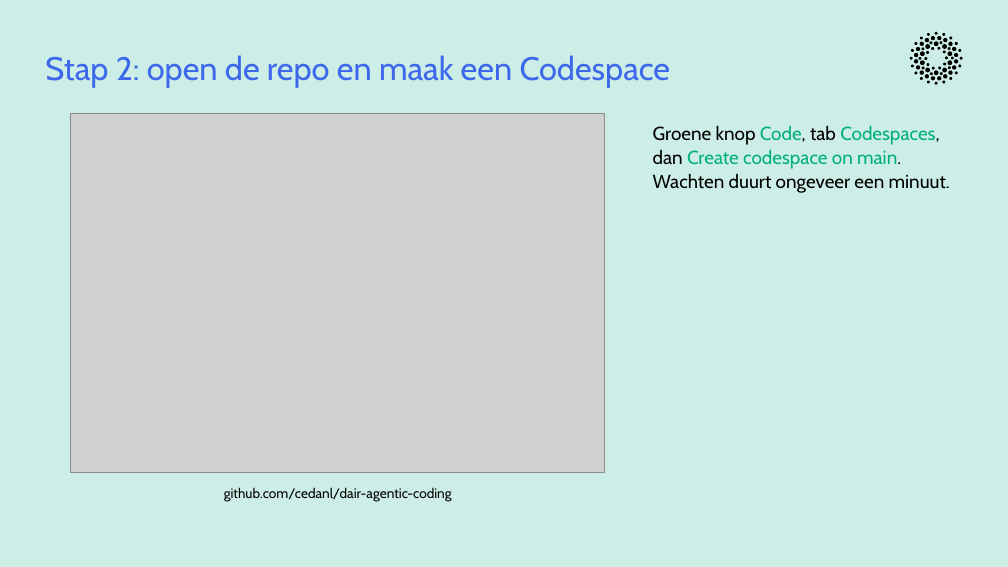
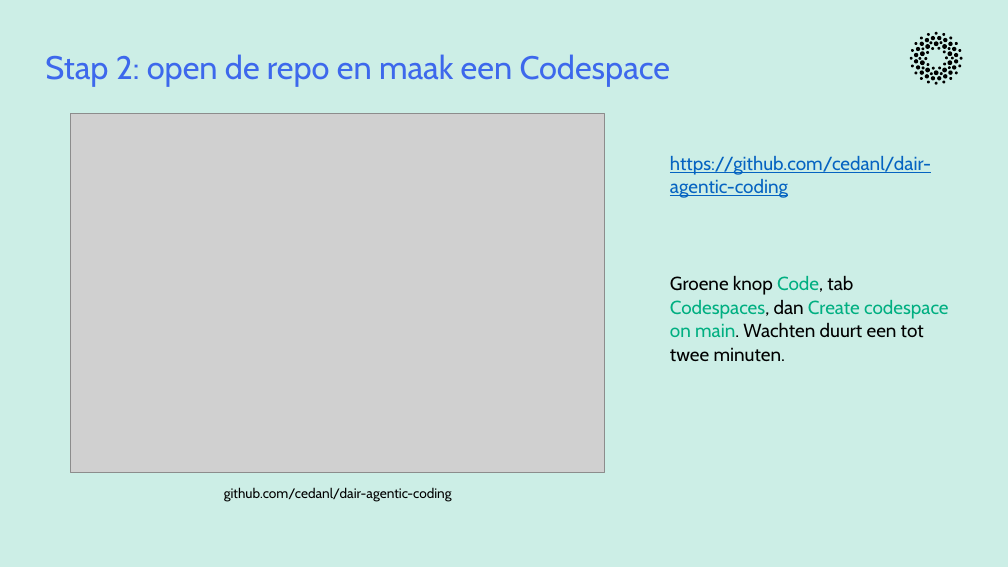
Before and after one commit to cedanl/clidev-presentaties, a slide deck: slide 16 of exports/261005_workshop_rad_uitvoering.pptx. Drawn at 1008x567 pixels with LibreOffice and Linux fonts; fonts in the diff are those of the drawing; grey boxes stand for pictures. Boxes give left, top, right and bottom in pixels: in the first picture for what was removed or moved away, otherwise in the second. Text is boxed around its words. In the diff, an @@ line names an element or a change of style, - is before the commit and + after.

```diff
--- a/exports/261005_workshop_rad_uitvoering.pptx
+++ b/exports/261005_workshop_rad_uitvoering.pptx
@@ text at [670,156,949,362]: text changed @@
-Groene knop Code, tab Codespaces, dan Create codespace on main. Wachten duurt ongeveer een minuut.
+https://github.com/cedanl/dair-agentic-coding
+Groene knop Code, tab Codespaces, dan Create codespace on main. Wachten duurt een tot twee minuten.
```
Also in this commit, not shown: 2 other slides changed, 1 other file.
